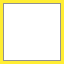
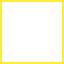
The second 64 x 64 image is a revision of the first. Changes to its layers:
painted on "outline #1" over [2, 2, 62, 62]
removed layer "outline" over [2, 2, 62, 62]
